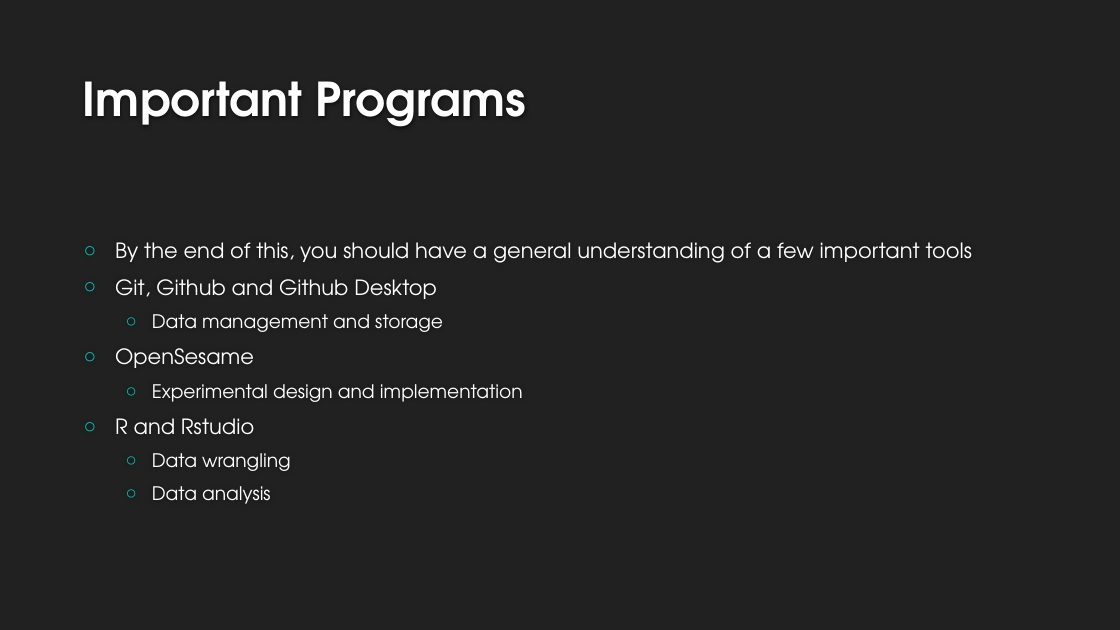
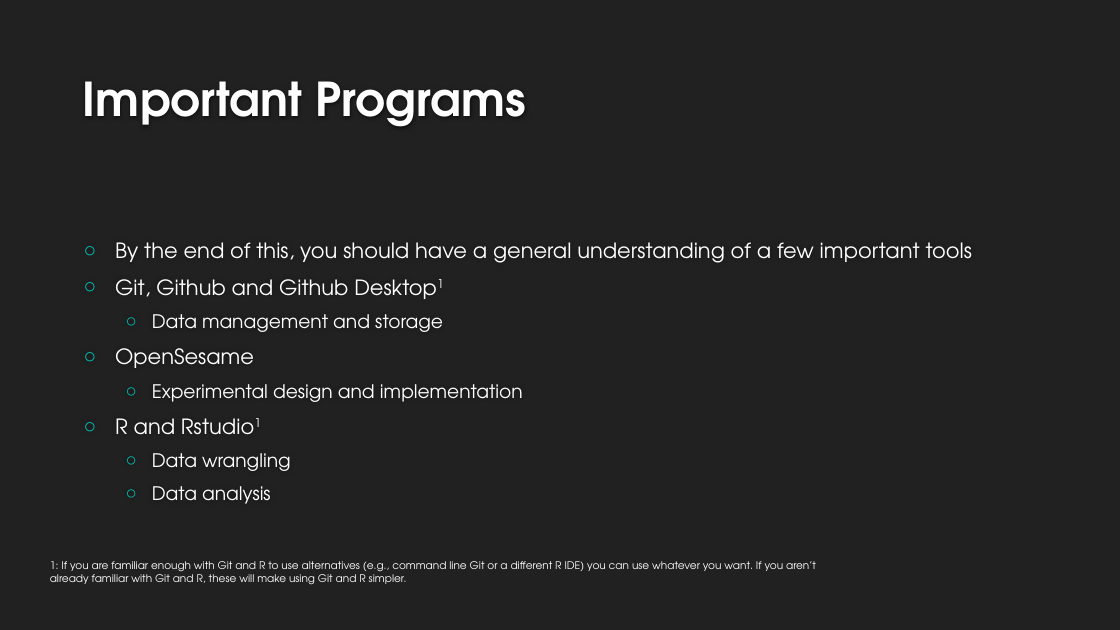
Before and after one commit to allisoct/ETLR24-25, a slide deck: slide 2 of slides/LLR24_Day1.pptx (slide 3 before the commit). Drawn at 1120x630 pixels with LibreOffice and Linux fonts; fonts in the diff are those of the drawing; background and template pictures are left out. Boxes give left, top, right and bottom in pixels: in the first picture for what was removed or moved away, otherwise in the second. Text is boxed around its words. In the diff, an @@ line names an element or a change of style, - is before the commit and + after.

```diff
--- a/slides/LLR24_Day1.pptx
+++ b/slides/LLR24_Day1.pptx
@@ text added at <box>50,561,816,585</box>, 9 pt, text #FFFFFF @@
+1: If you are familiar enough with Git and R to use alternatives (e.g., command line Git or a different R IDE) you can use whatever you want. If you aren’t already familiar with Git and R, these will make using Git and R simpler.
```
Also in this commit, not shown: 1 other slide changed, 1 slide removed.
